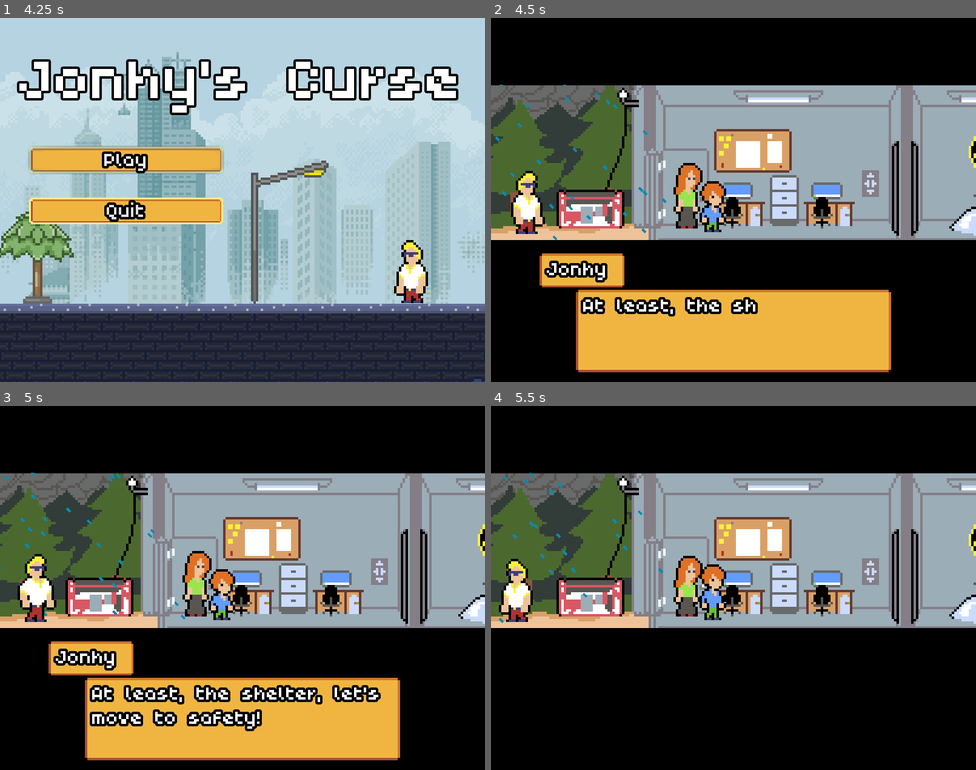
Above: before the commit, frames 1-4 (two rows, left to right).
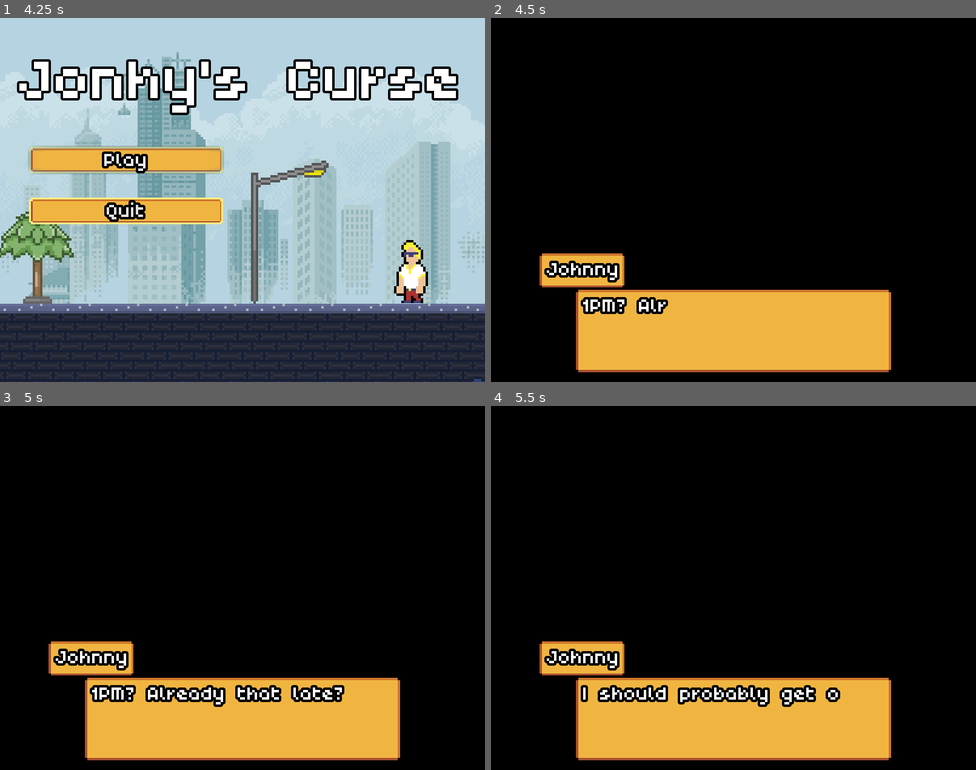
Above: after the commit, the same moments.

Repository: T4g1/gd-wildjam18
Game: Godot game, scene res://sources/menu/Splash.tscn
Same seed, same stepped clock (60 frames per second), same inputs: the game is played once before the commit and once after it. The engine's default icon, where the game draws it, is replaced by a stand-in: a white triangle on a blue panel in a dark square. Sound files missing from this copy of the repository are replaced by a short silence.
Inputs (mouse positions are in pixels of both pictures, inside the frame that each line leads up to):
- Up to frame 1 (4.25 s): tap Enter (ui_accept) at 0.5, 0.77, 1.52, 3.02, 3.5, 3.77 s; move the mouse to (349, 181) at 0.52 s; hold E (interact) 0.53-1.28 s; hold Right (ui_right) 0.53-2.03 s; move the mouse to (145, 218) at 1.27 s; tap E (interact) at 1.35, 2.85 s; move the mouse to (291, 119) at 2.02 s; hold Left (ui_left) 2.03-2.78 s; hold E (interact) 2.03-2.78 s; move the mouse to (218, 272) at 2.77 s; hold Right (ui_right) from 2.78 s (still down); move the mouse to (388, 254) at 3.52 s; hold E (interact) from 3.53 s (still down); tap Escape (ui_cancel) at 4.15 s
- Up to frame 2 (4.5 s): release Right (ui_right) at 4.25 s; release E (interact) at 4.25 s; click "Play" at 4.25 s
- Up to frame 3 (5 s): no input
- Up to frame 4 (5.5 s): move the mouse to (588, 533) at 5.02 s; hold Left (ui_left) from 5.03 s (still down); tap E (interact) at 5.1 s; tap Enter (ui_accept) at 5.27 s

Frame 1 is identical in both runs. In frame 2, 42% of the frame differs, in the area x 0-100%, y 18-82%; in frame 3, 44%; in frame 4, 55%, in the area x 0-100%, y 18-98%.

Commit message:
[fix] Camera limits

Diff:
--- a/levels/LevelApartment.tscn
+++ b/levels/LevelApartment.tscn
@@ -38,6 +38,10 @@
 position = Vector2( -27.8509, 98.3262 )
 z_index = 1
 jump_duration = 0.2
+
+[node name="Camera2D" parent="Player" index="6"]
+limit_left = -75
+limit_right = 245
 
 [node name="Fridge" parent="." index="2" instance=ExtResource( 10 )]
 position = Vector2( 174.561, 95.2681 )
--- a/levels/LevelWifeHouse.tscn
+++ b/levels/LevelWifeHouse.tscn
@@ -42,6 +42,10 @@
 [node name="Player" parent="." index="1"]
 position = Vector2( -151.469, 17.424 )
 z_index = 1
+
+[node name="Camera2D" parent="Player" index="6"]
+limit_left = -170
+limit_top = 169
 
 [node name="Son" parent="." index="2" instance=ExtResource( 11 )]
 position = Vector2( -3.93626, 13.5557 )
--- a/sources/game/Game.tscn
+++ b/sources/game/Game.tscn
@@ -13,7 +13,6 @@
 ]]
 script = ExtResource( 1 )
 levels = [ ExtResource( 2 ), ExtResource( 4 ), ExtResource( 3 ), ExtResource( 5 ), ExtResource( 6 ) ]
-level_id = 3
 
 [node name="UI" type="CanvasLayer" parent="."]
 layer = 6
--- a/sources/menu/PauseMenu.gd
+++ b/sources/menu/PauseMenu.gd
@@ -10,8 +10,6 @@
 
 
 func _ready() -> void:
-	$VBoxContainer/ResumeButton.grab_focus()
-
 	if paused:
 		activate()
 	else:
@@ -26,6 +24,8 @@
 	visible = true
 	get_tree().paused = true
 	set_process_input(true)
+
+	$VBoxContainer/ResumeButton.grab_focus()
 
 
 func deactivate() -> void:
